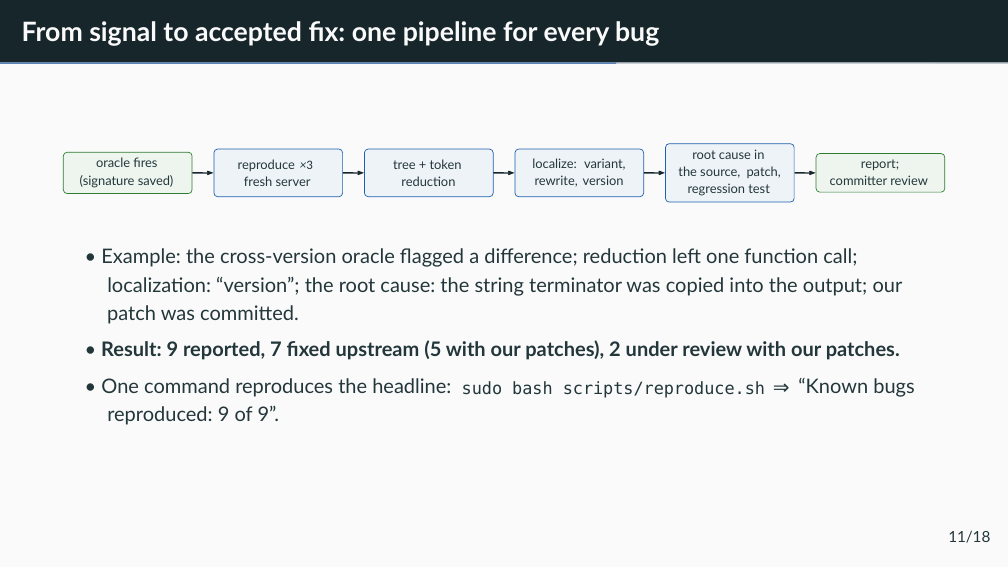
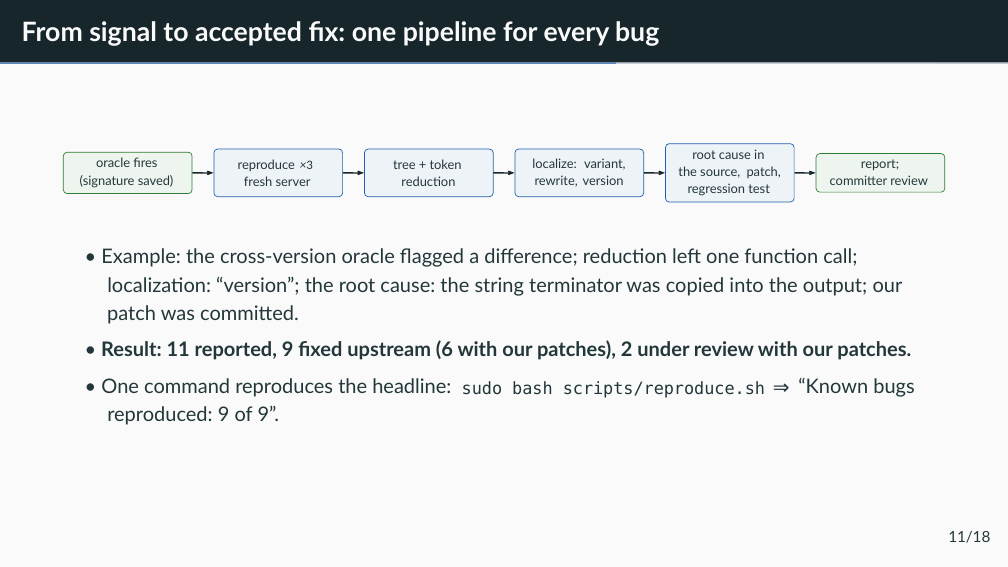
Before and after one commit to v28k/cs5187-term-project, a slide deck: slide 14 of completion/slides/final_presentation.pptx. Drawn at 1008x567 pixels with LibreOffice and Linux fonts; fonts in the diff are those of the drawing. Boxes give left, top, right and bottom in pixels: in the first picture for what was removed or moved away, otherwise in the second. Text is boxed around its words. In the diff, an @@ line names an element or a change of style, - is before the commit and + after.

Commit message:
BUG #19826 fixed upstream with our patch (ef1b7404), BUG #19828 fixed upstream (45ff0b4a): eleven reported, nine fixed; paper, slides, guide and package rebuilt

```diff
--- a/completion/slides/final_presentation.pptx
+++ b/completion/slides/final_presentation.pptx
@@ text at (101,340,911,360): text changed @@
-• Result: 9 reported, 7 ﬁxed upstream (5 with our patches), 2 under review with our patches.
+• Result: 11 reported, 9 ﬁxed upstream (6 with our patches), 2 under review with our patches.
```
Also in this commit, not shown: 2 other slides changed, 32 other files.
